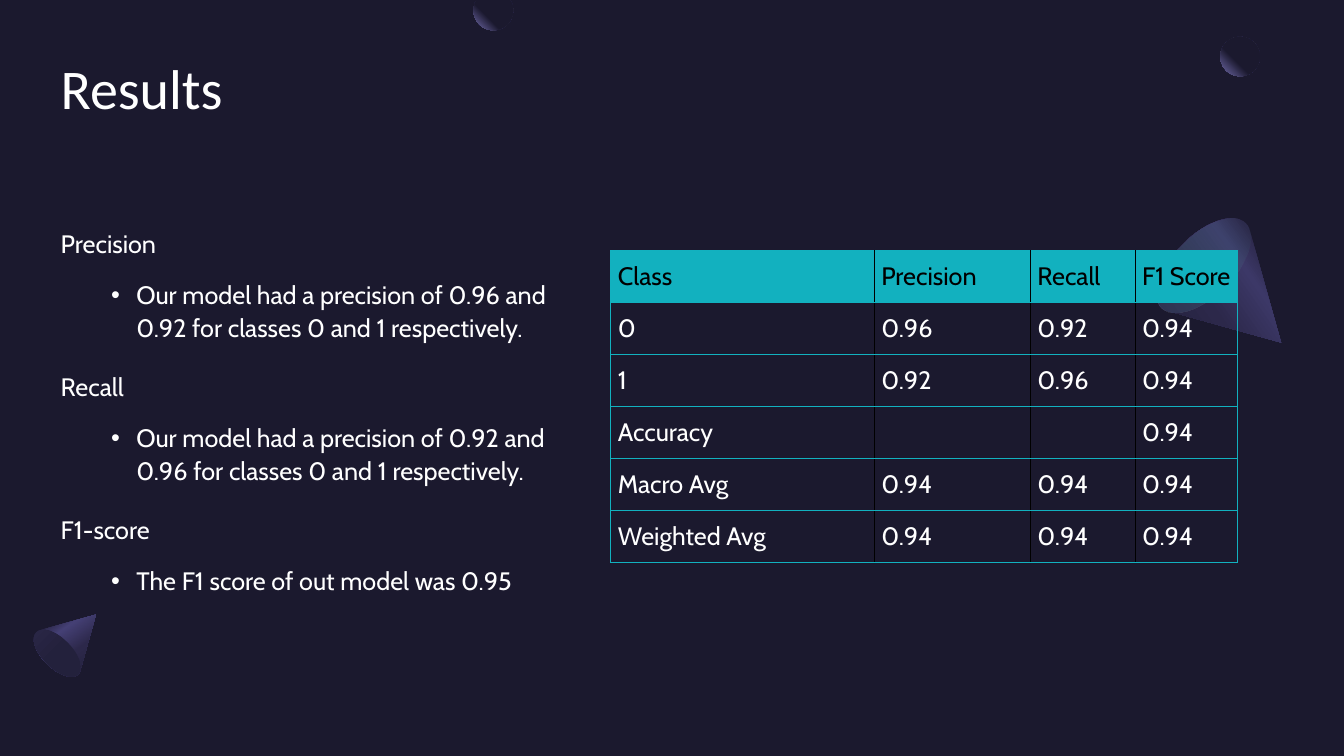
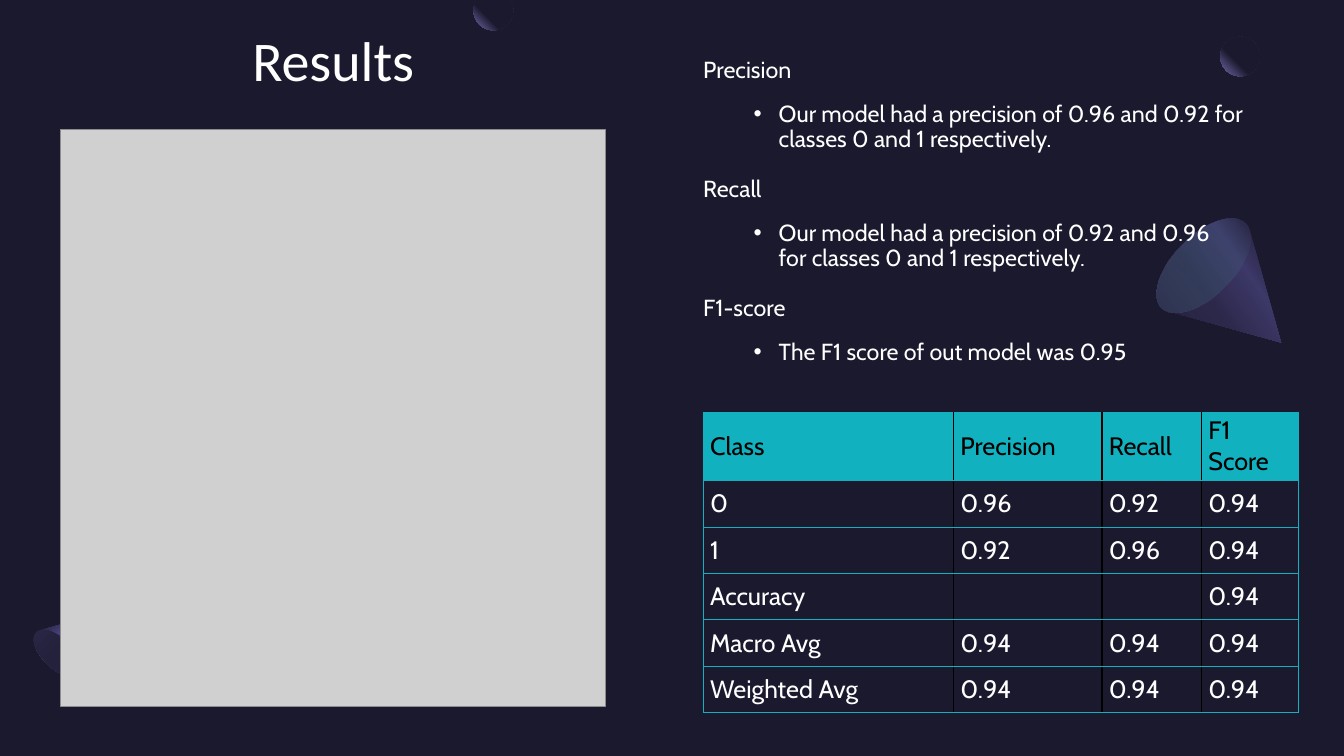
Before and after one commit to SahilDanayak/DA322-Course-Project, a slide deck: slide 12 of Report.pptx. Drawn at 1344x756 pixels with LibreOffice and Linux fonts; fonts in the diff are those of the drawing; grey boxes stand for pictures. Boxes give left, top, right and bottom in pixels: in the first picture for what was removed or moved away, otherwise in the second. Text is boxed around its words. In the diff, an @@ line names an element or a change of style, - is before the commit and + after.

```diff
--- a/Report.pptx
+++ b/Report.pptx
@@ title "Results": place and size @@
-title "Results" at box(61, 70, 223, 110)
+title "Results" at box(252, 42, 414, 82)
@@ title "Results" at box(252, 42, 414, 82): alignment left to centre @@
@@ text "Precision": place and size @@
-text "Precision" at box(61, 235, 546, 591)
+text "Precision" at box(703, 61, 1243, 361)
@@ text "Precision" at box(703, 61, 1243, 361): size 18 to 16.6 pt; line spacing 1.1 to 0.9 @@
@@ picture added at box(60, 130, 606, 707) @@
@@ table: place and size @@
-table at box(611, 251, 1238, 578)
+table at box(704, 412, 1300, 712)
```
Also in this commit, not shown: 1 other file.
